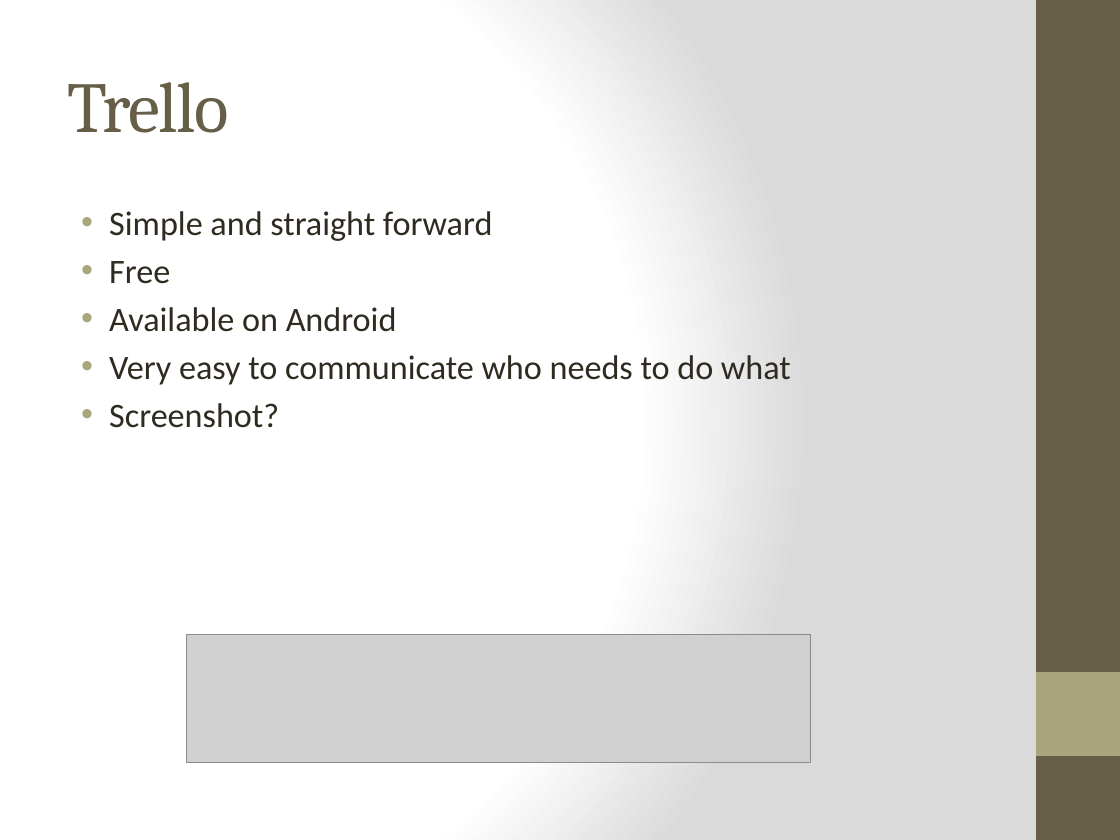
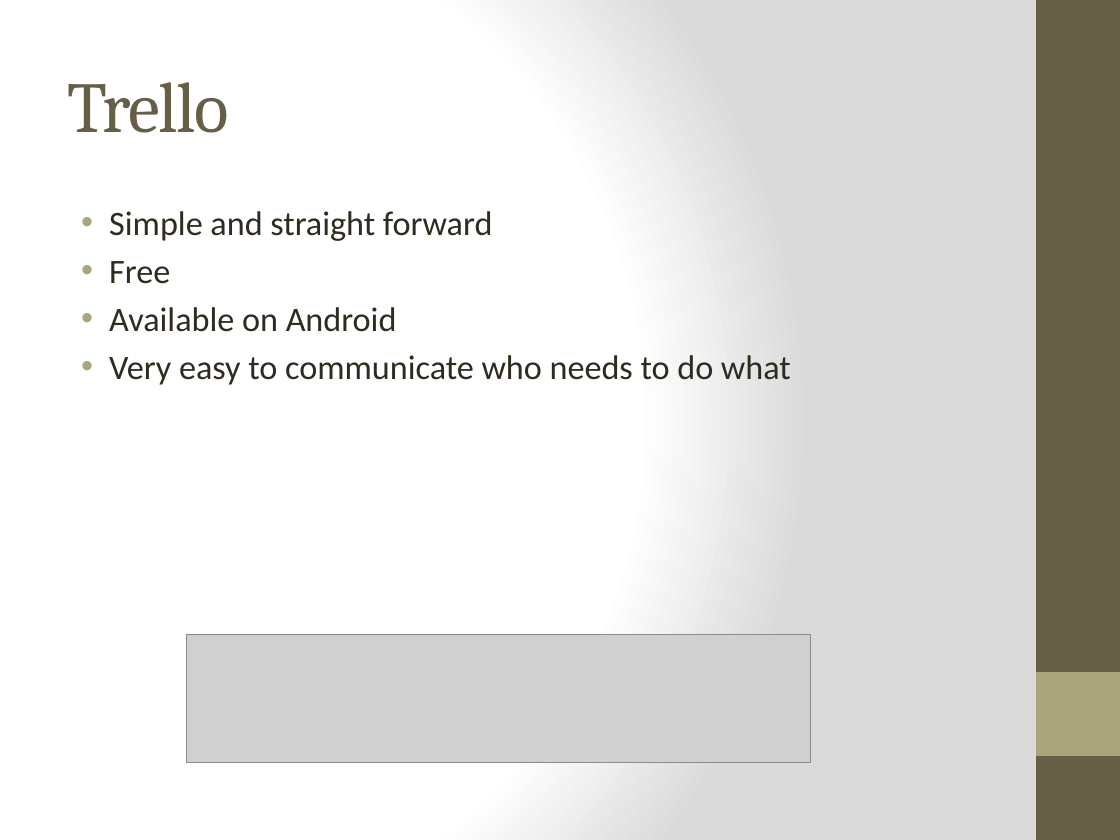
Before and after one commit to nzimmermann/3308-Group_Project, a slide deck: slide 4 of SoftwareProjectPresentation.pptx. Drawn at 1120x840 pixels with LibreOffice and Linux fonts; fonts in the diff are those of the drawing; grey boxes stand for pictures. Boxes give left, top, right and bottom in pixels: in the first picture for what was removed or moved away, otherwise in the second. Text is boxed around its words. In the diff, an @@ line names an element or a change of style, - is before the commit and + after.

```diff
--- a/SoftwareProjectPresentation.pptx
+++ b/SoftwareProjectPresentation.pptx
@@ text at bbox=[109, 403, 279, 428]: paragraph removed @@
-• Screenshot?
```
Also in this commit, not shown: 6 other slides changed.
